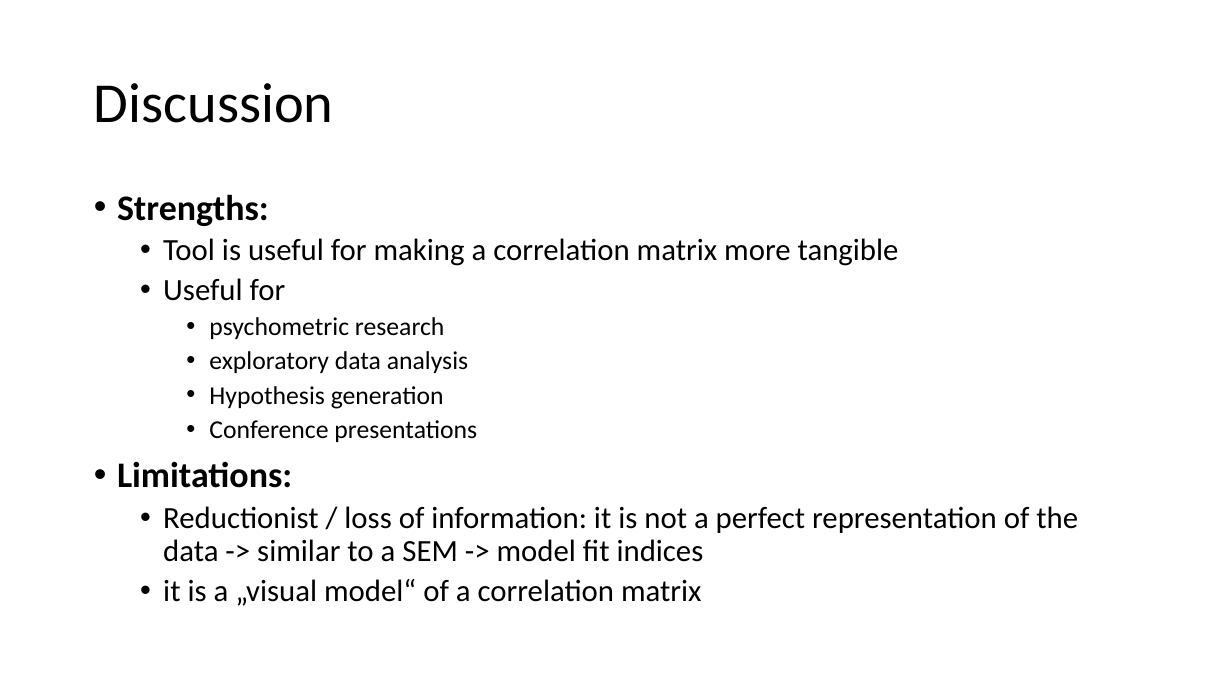
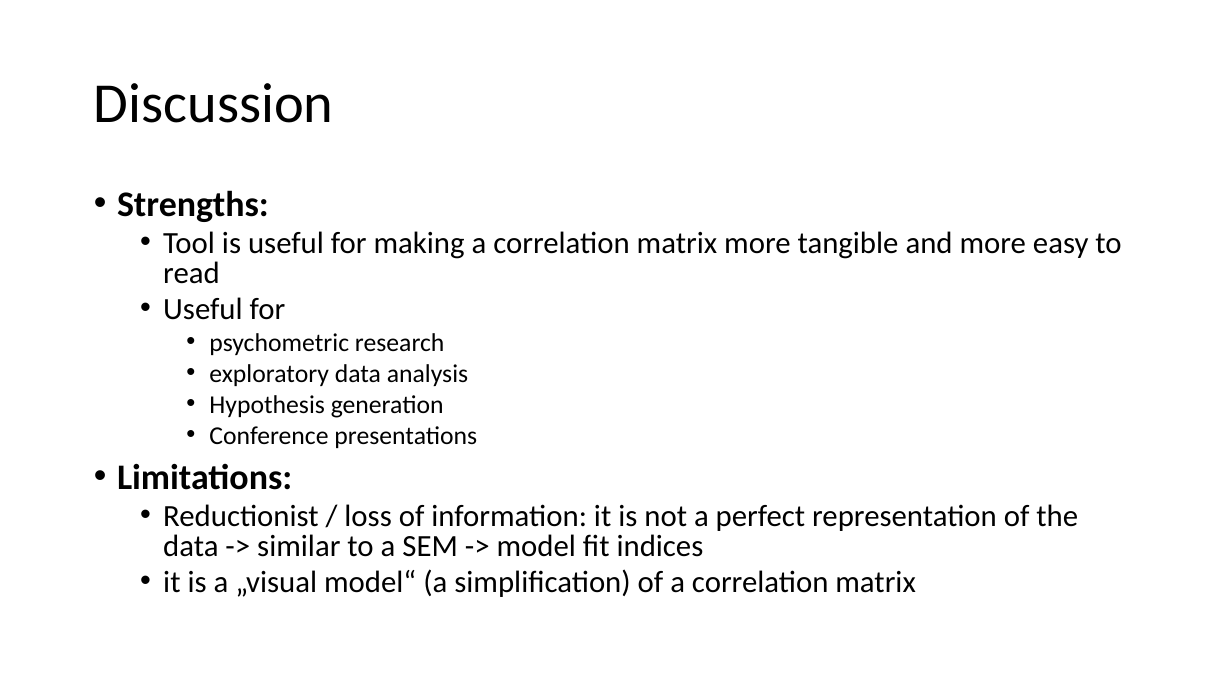
Before and after one commit to mhsteppan/cor2Venn, a slide deck: slide 7 of präsentation D block.pptx. Drawn at 1232x693 pixels with LibreOffice and Linux fonts; fonts in the diff are those of the drawing. Boxes give left, top, right and bottom in pixels: in the first picture for what was removed or moved away, otherwise in the second. Text is boxed around its words. In the diff, an @@ line names an element or a change of style, - is before the commit and + after.

Commit message:
now

```diff
--- a/präsentation D block.pptx
+++ b/präsentation D block.pptx
@@ text at [117,190,1078,557]: line spacing 0.9 to 0.8 @@
@@ text at [163,231,1121,284]: text changed @@
-  • Tool is useful for making a correlation matrix more tangible
+  • Tool is useful for making a correlation matrix more tangible and more easy to read
@@ text at [163,569,915,597]: text changed @@
-  • it is a „visual model“ of a correlation matrix
+  • it is a „visual model“ (a simplification) of a correlation matrix
```
Also in this commit, not shown: 1 other slide changed.
